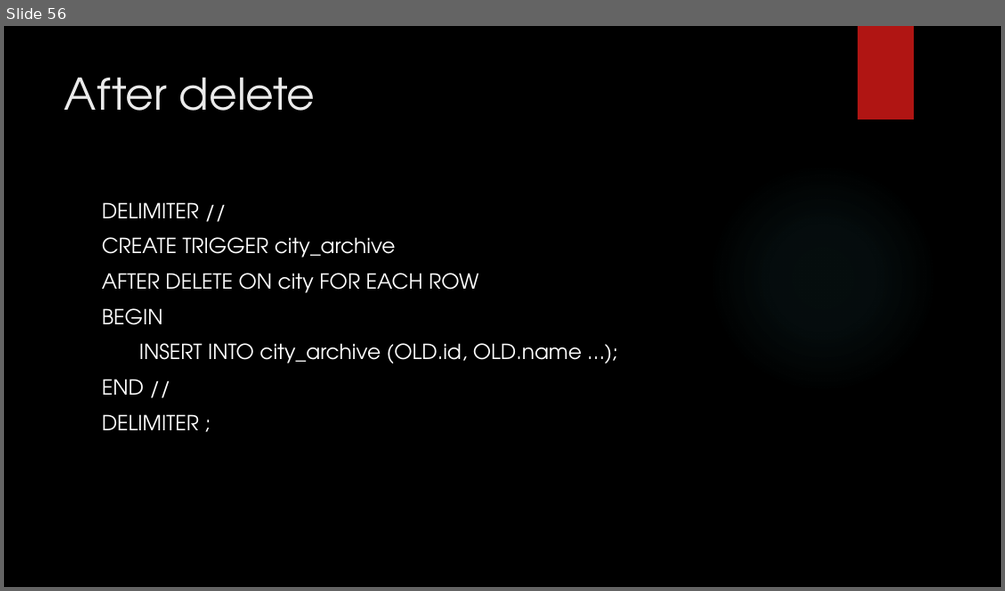
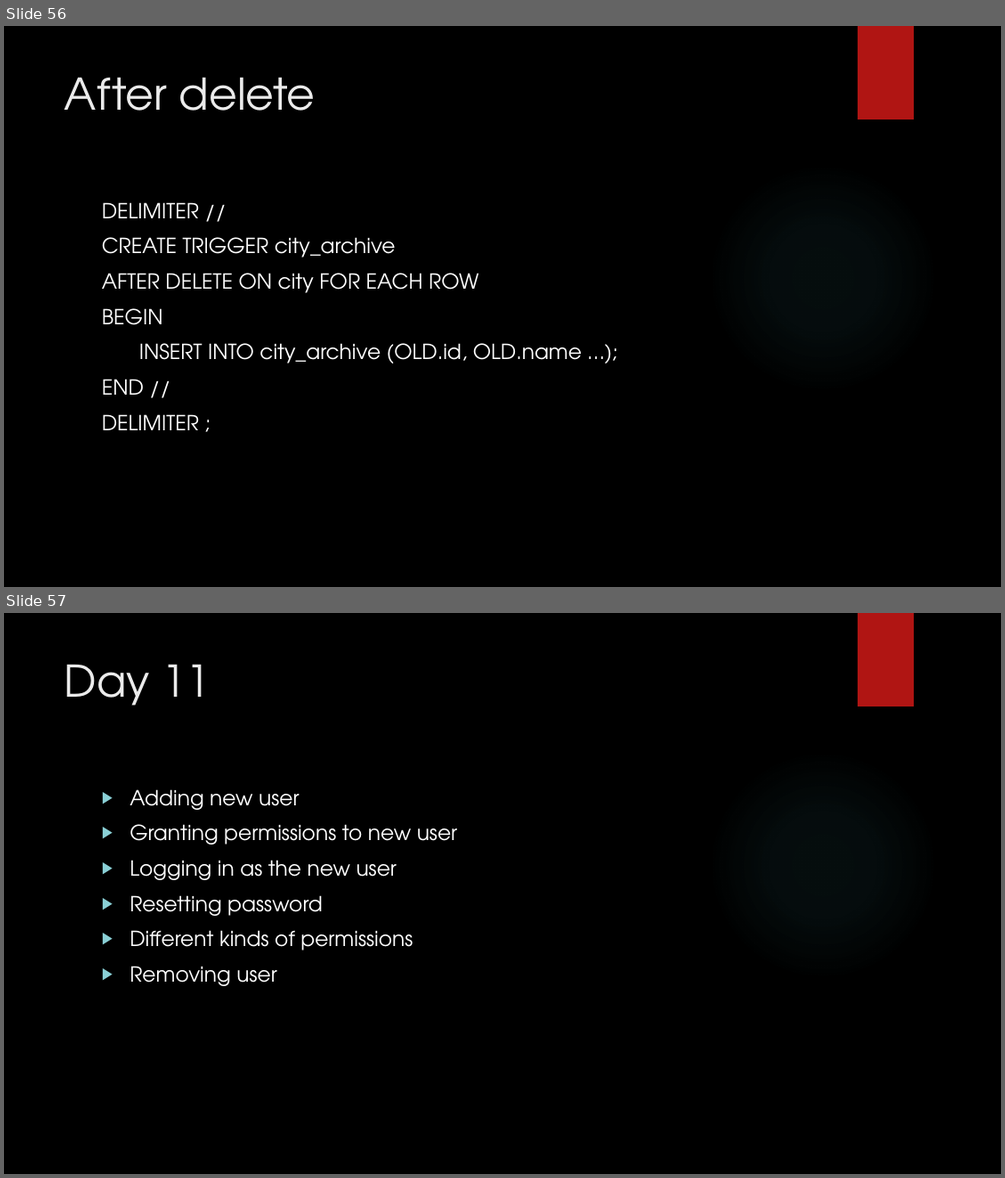
Before and after one commit to zedfoxus/database-bootcamp, a slide deck: Presentation/Database-Bootcamp-Presentation.pptx. Shown one above the other, each under a label of ours: slide 56 before the commit, slides 56 and 57 after it. The pictures are 1005x591 and 1005x1178 pixels, drawn with LibreOffice and Linux fonts; fonts in the diff are those of the drawing; background and template pictures are left out. Boxes give left, top, right and bottom in pixels: in the first picture for what was removed or moved away, otherwise in the second. Text is boxed around its words. In the diff, an @@ line names an element or a change of style, - is before the commit and + after.

```diff
--- a/Presentation/Database-Bootcamp-Presentation.pptx
+++ b/Presentation/Database-Bootcamp-Presentation.pptx
@@ slide 57 added at [4, 613, 1001, 1174], background picture (left out); not listed: 2 template elements that a slide beside it also shows @@
@@ title added at [65, 664, 210, 706], 42 pt, text #EBEBEB @@
+Day 11
@@ text added at [129, 789, 457, 986], 20 pt, text #FFFFFF @@
+▶ Adding new user
+▶ Granting permissions to new user
+▶ Logging in as the new user
+▶ Resetting password
+▶ Different kinds of permissions
+▶ Removing user
```
Also in this commit, not shown: 2 other slides added.
